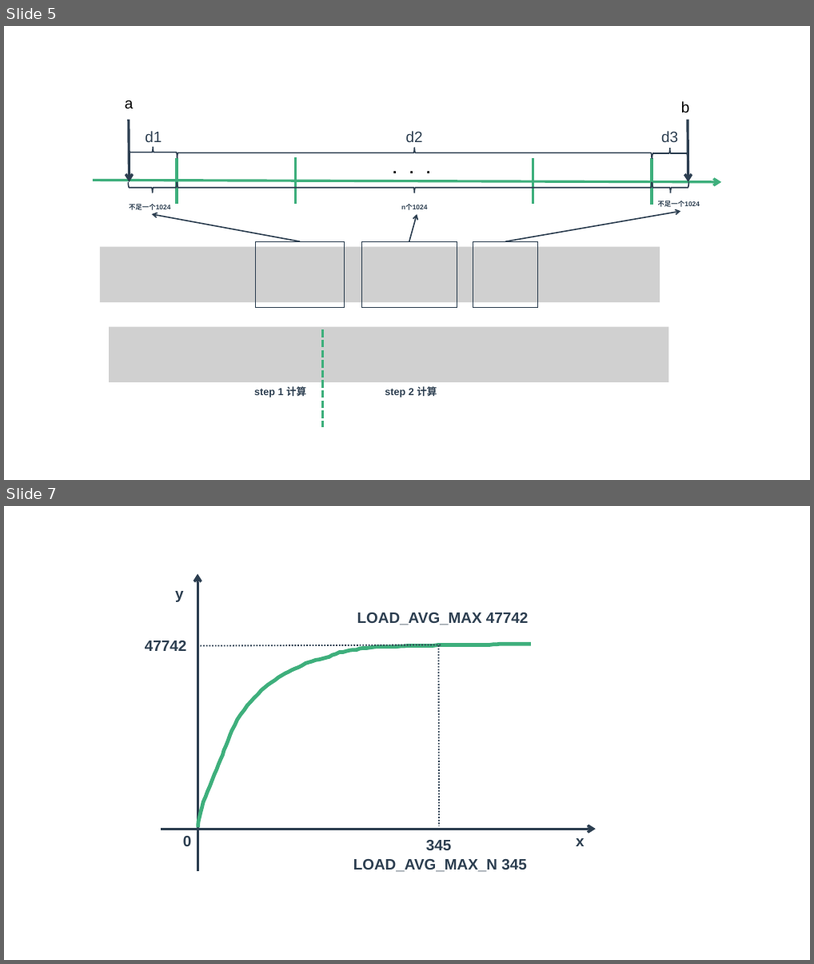
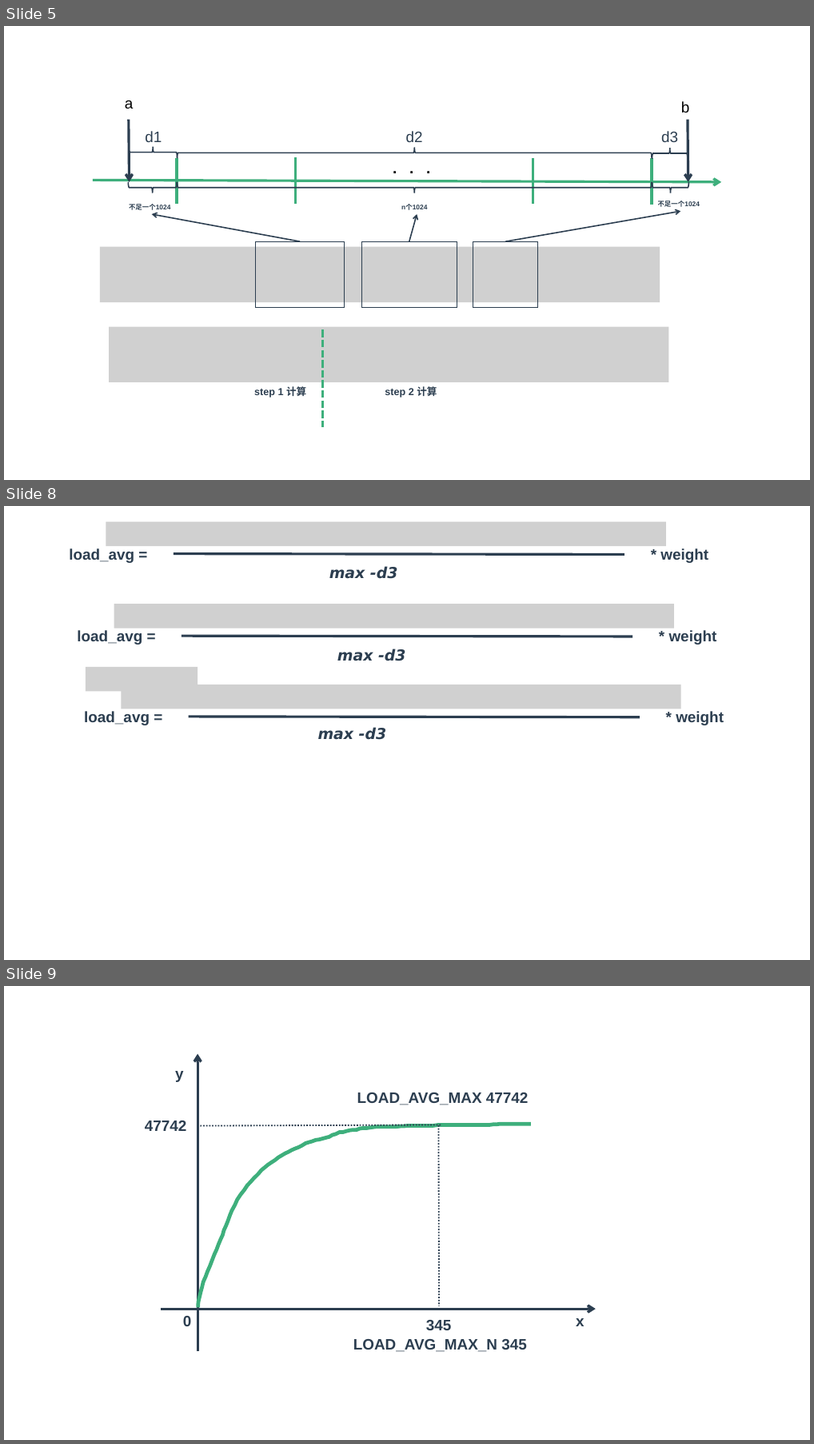
Before and after one commit to zaiqiang-dong/zaiqiang, a slide deck: picture/ppt/process/process.pptx. Shown one above the other, each under a label of ours: slides 5 and 7 before the commit, slides 5, 8 and 9 after it; the slides between them are not shown. The pictures are 814x964 and 814x1444 pixels, drawn with LibreOffice and Linux fonts; fonts in the diff are those of the drawing; grey boxes stand for pictures. Boxes give left, top, right and bottom in pixels: in the first picture for what was removed or moved away, otherwise in the second. Text is boxed around its words. In the diff, an @@ line names an element or a change of style, - is before the commit and + after.

```diff
--- a/picture/ppt/process/process.pptx
+++ b/picture/ppt/process/process.pptx
@@ slide 8 added at [4,506,810,960], background #FFFFFF @@
@@ picture added at [106,522,666,547] @@
@@ text added at [69,548,134,563], 18 pt, text #2C3E50, bold @@
+load_avg =
@@ text added at [661,548,709,563], 18 pt, text #2C3E50, bold @@
+* weight
@@ line added from (174, 554) to (625, 554), #2C3E50 3 pt @@
@@ text added at [330,566,398,579], 18 pt, text #2C3E50, bold, italic @@
+max -d3
@@ picture added at [114,604,674,629] @@
@@ text added at [77,630,142,644], 18 pt, text #2C3E50, bold @@
+load_avg =
@@ line added from (182, 636) to (633, 636), #2C3E50 3 pt @@
@@ text added at [338,648,406,661], 18 pt, text #2C3E50, bold, italic @@
+max -d3
@@ text added at [670,630,718,644], 18 pt, text #2C3E50, bold @@
+* weight
@@ picture added at [86,667,198,691] @@
@@ picture added at [122,684,682,708] @@
@@ text added at [84,711,150,725], 18 pt, text #2C3E50, bold @@
+load_avg =
@@ line added from (189, 716) to (640, 717), #2C3E50 3 pt @@
@@ text added at [676,711,724,725], 18 pt, text #2C3E50, bold @@
+* weight
@@ text added at [318,727,386,740], 18 pt, text #2C3E50, bold, italic @@
+max -d3
@@ what was slide 7 is now slide 9 @@
```
Also in this commit, not shown: 2 slides changed, 1 slide removed, 11 other files.
